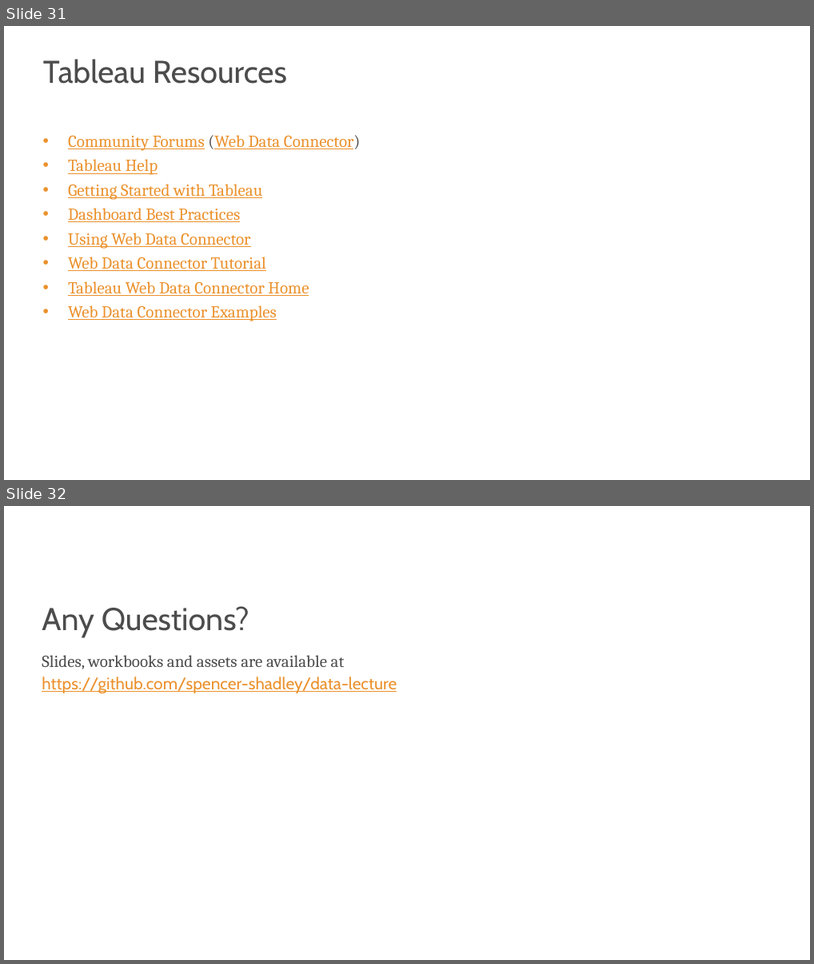
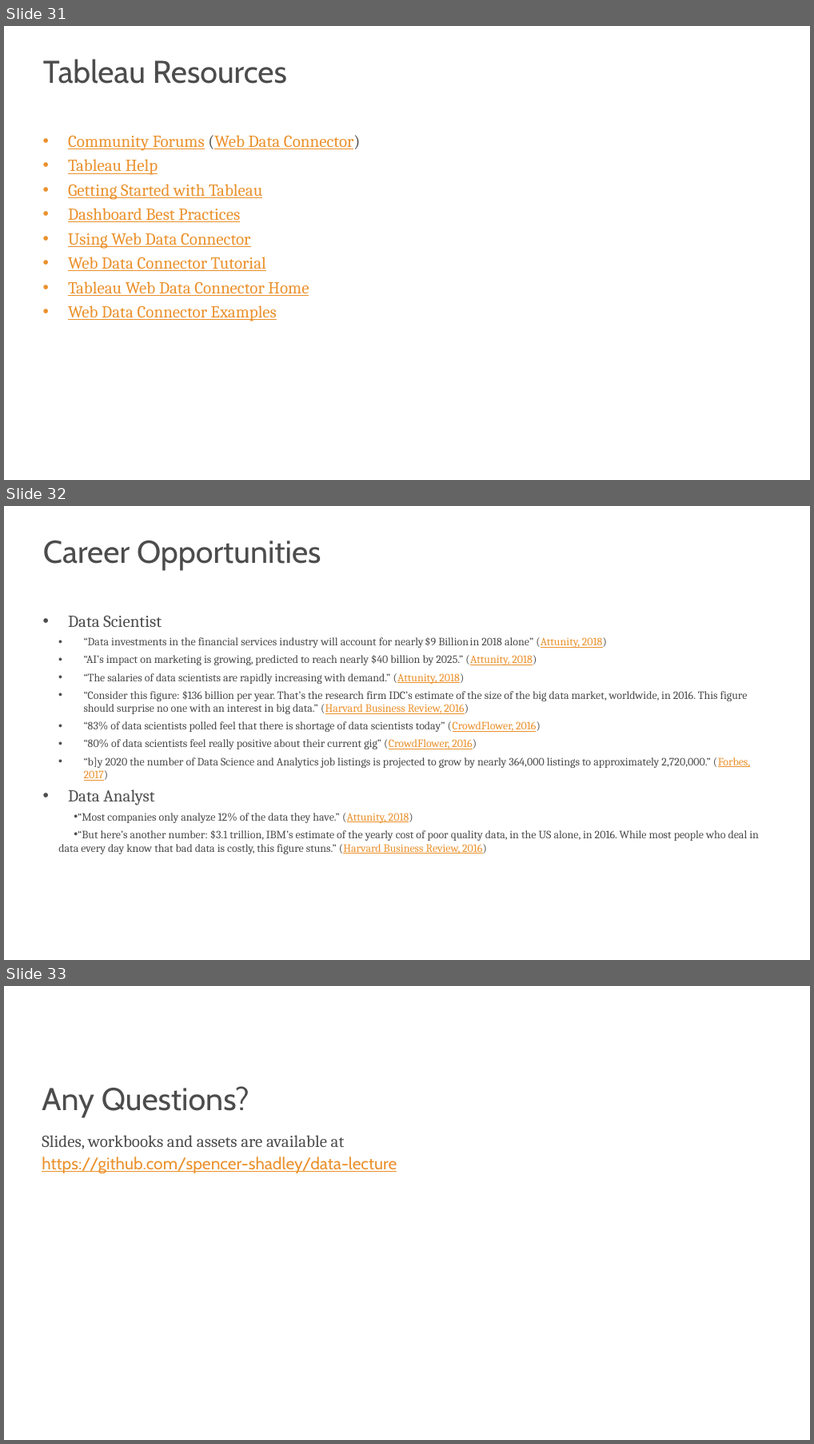
Before and after one commit to s-kyle-reed/data-lecture, a slide deck: lecture.pptx. Shown one above the other, each under a label of ours: slides 31 and 32 before the commit, slides 31, 32 and 33 after it. The pictures are 814x964 and 814x1444 pixels, drawn with LibreOffice and Linux fonts; fonts in the diff are those of the drawing; background and template pictures are left out. Boxes give left, top, right and bottom in pixels: in the first picture for what was removed or moved away, otherwise in the second. Text is boxed around its words. In the diff, an @@ line names an element or a change of style, - is before the commit and + after.

Commit message:
added career opportunitites

```diff
--- a/lecture.pptx
+++ b/lecture.pptx
@@ slide 32 added at <box>4,506,810,960</box>, background #FFFFFF @@
@@ text added at <box>43,540,322,570</box>, 45 pt, text #4C4C4C @@
+Career Opportunities
@@ text added at <box>58,616,759,854</box>, 16 pt, text #4C4C4C @@
+• Data Scientist
+  • “Data investments in the financial services industry will account for nearly $9 Billion in 2018 alone” (Attunity, 2018)
+  • “AI’s impact on marketing is growing, predicted to reach nearly $40 billion by 2025.” (Attunity, 2018)
+  • “The salaries of data scientists are rapidly increasing with demand.” (Attunity, 2018)
+  • “Consider this figure: $136 billion per year. That’s the research firm IDC’s estimate of the size of the big data market, worldwide, in 2016. This figure should surprise no one with an interest in big data.” (Harvard Business Review, 2016)
+  • “83% of data scientists polled feel that there is shortage of data scientists today” (CrowdFlower, 2016)
+  • “80% of data scientists feel really positive about their current gig” (CrowdFlower, 2016)
+  • “b]y 2020 the number of Data Science and Analytics job listings is projected to grow by nearly 364,000 listings to approximately 2,720,000.” (Forbes, 2017)
+• Data Analyst
+  • “Most companies only analyze 12% of the data they have.” (Attunity, 2018)
+  • “But here’s another number: $3.1 trillion, IBM’s estimate of the yearly cost of poor quality data, in the US alone, in 2016. While most people who deal in data every day know that bad data is costly, this figure stuns.” (Harvard Business Review, 2016)
@@ what was slide 32 is now slide 33 @@
```
Also in this commit, not shown: 2 slides changed.
